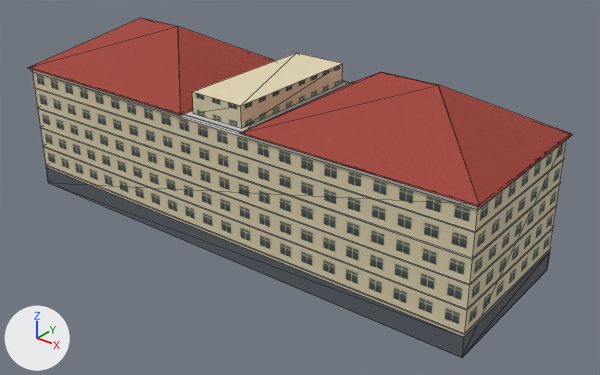
The glTF model public/models/dorm_qinyuan_f4.glb: old version first, new version second.
Rendered twice from a 50 mm camera at (76.1, -88.3, 62.5) aimed at (5.3, 0.1, 7.6). The axes (+X, +Y, +Z) are drawn at lower left. The lights are the same throughout. The older version comes first. Mesh edges are drawn as thin lines. Vertices at exactly the same position are counted once.

Names of what the first picture shows: '1316307763'.
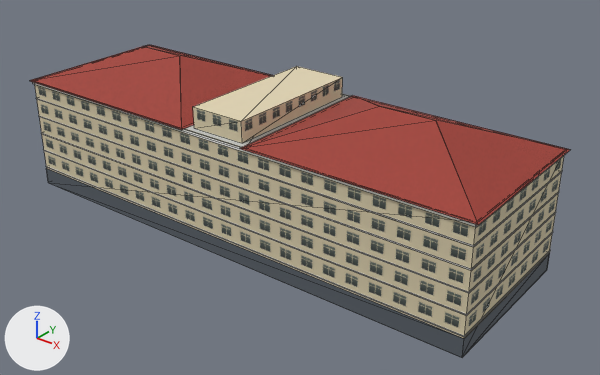
Pixel boxes [x1, y1, x2, y2] of what changed, in the pictures (600 x 375 px; the box of a moved part takes in the faces that stretch with it):
'1316307763', reshaped (8% shorter): before [28, 18, 573, 357]; after [30, 45, 570, 357]
part 1 of me_1316307763, moved or reshaped: before [192, 53, 343, 128]; after [193, 66, 343, 143]
part 2 of me_1316307763, moved or reshaped: before [46, 164, 551, 335]; after [46, 166, 551, 337]
part 3 of me_1316307763, moved or reshaped: before [43, 146, 554, 310]; after [44, 150, 553, 316]
part 4 of me_1316307763, moved or reshaped: before [40, 127, 557, 285]; after [41, 133, 556, 293]
part 5 of me_1316307763, moved or reshaped: before [37, 107, 561, 259]; after [39, 116, 559, 271]
part 6 of me_1316307763, moved or reshaped: before [34, 87, 564, 233]; after [36, 98, 562, 247]
part 7 of me_1316307763, moved or reshaped: before [31, 69, 566, 210]; after [33, 82, 563, 227]
part 8 of me_1316307763, moved or reshaped: before [35, 70, 183, 115]; after [37, 47, 183, 130]
part 9 of me_1316307763, moved or reshaped: before [243, 134, 567, 207]; after [255, 106, 569, 225]
part 10 of me_1316307763, moved or reshaped: before [28, 18, 275, 115]; after [30, 45, 273, 130]
part 11 of me_1316307763, moved or reshaped: before [240, 72, 573, 207]; after [240, 96, 570, 225]
part 12 of me_1316307763, moved or reshaped: before [185, 81, 350, 132]; after [185, 94, 350, 147]
part 13 of me_1316307763, moved or reshaped: before [33, 72, 566, 341]; after [35, 85, 564, 341]

The change in detail:
me_1316307763 is used by ob_1316307763; location (0.0, 0.0, 0.0).
Before the commit, vertices of me_1316307763: 2 (-39.9, -13.4, 20.8) at pixel (32, 67), 3 (-40.3, 12.2, 20.8), 5 (40.3, -12.2, 20.8), 7 (39.9, 13.4, 20.8), 18 (-39.9, -13.5, 3.0) at pixel (46, 167).
Before the commit, vertices of me_1316307763: 19 (-40.3, 12.2, 3.0), 21 (40.3, -12.2, 3.0) at pixel (464, 337), 23 (39.9, 13.5, 3.0) at pixel (550, 251).
me_1316307763 had 140 vertices, 176 faces and spanned x -40.8..40.8, y -14.0..14.0, z 0.0..28.5.
me_1316307763 now has 140 vertices, 176 faces and spans x -40.8..40.8, y -14.0..14.0, z 0.0..23.7.
me_1316307763 part 1: the loose piece of 8 vertices spanning x -4.7..4.7, y -11.9..11.9, z 20.8..24.0 is moved by (0.0, 0.0, -2.2).
me_1316307763 part 2: the loose piece of 16 vertices spanning x -40.3..40.3, y -13.5..13.5, z 3.4..3.5 is moved by (0.0, 0.0, -0.4).
me_1316307763 part 3: the loose piece of 16 vertices spanning x -40.3..40.3, y -13.5..13.5, z 6.9..7.0 is moved by (0.0, 0.0, -0.7).
me_1316307763 part 4: the loose piece of 16 vertices spanning x -40.3..40.3, y -13.5..13.5, z 10.3..10.5 is moved by (0.0, 0.0, -1.1).
me_1316307763 part 5: the loose piece of 16 vertices spanning x -40.3..40.3, y -13.5..13.5, z 13.8..13.9 is moved by (0.0, 0.0, -1.5).
me_1316307763 part 6: the loose piece of 16 vertices spanning x -40.3..40.3, y -13.5..13.5, z 17.3..17.4 is moved by (0.0, 0.0, -1.8).
me_1316307763 part 7: the loose piece of 8 vertices spanning x -40.4..40.4, y -13.6..13.6, z 20.2..20.8 is moved by (0.0, 0.0, -2.2).
me_1316307763 part 8: the loose piece of 4 vertices spanning x -40.8..-5.2, y -14.0..13.3, z 20.8 is moved by (0.0, 0.0, -2.2).
me_1316307763 part 9: the loose piece of 4 vertices spanning x 5.2..40.8, y -13.2..14.0, z 20.8 is moved by (0.0, 0.0, -2.2).
me_1316307763 part 10: the loose piece of 8 vertices spanning x -40.8..-5.2, y -14.0..13.3, z 20.8..28.5 is scaled about its middle by (1, 1, 0.667), then moved by (0.0, 0.0, -3.5).
me_1316307763 part 11: the loose piece of 8 vertices spanning x 5.2..40.8, y -13.2..14.0, z 20.8..28.5 is scaled about its middle by (1, 1, 0.667), then moved by (0.0, 0.0, -3.5).
me_1316307763 part 12: the loose piece of 4 vertices spanning x -6.2..6.2, y -12.9..12.9, z 20.8 is moved by (0.0, 0.0, -2.2).
Part 13, on me_1316307763:
Vertices 2, 3, 5, 7 of me_1316307763 move by (0.0, 0.0, -2.2).
Vertices 18, 19, 21, 23 of me_1316307763 move by (0.0, 0.0, -0.2).
